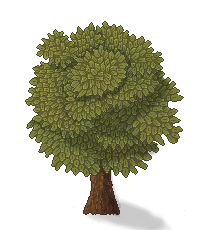
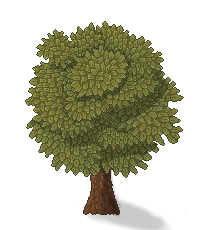
Comparing the layer stacks of the two 200×230 images. Changes:
painted on "shadows leaves" over [74,80,172,167]
